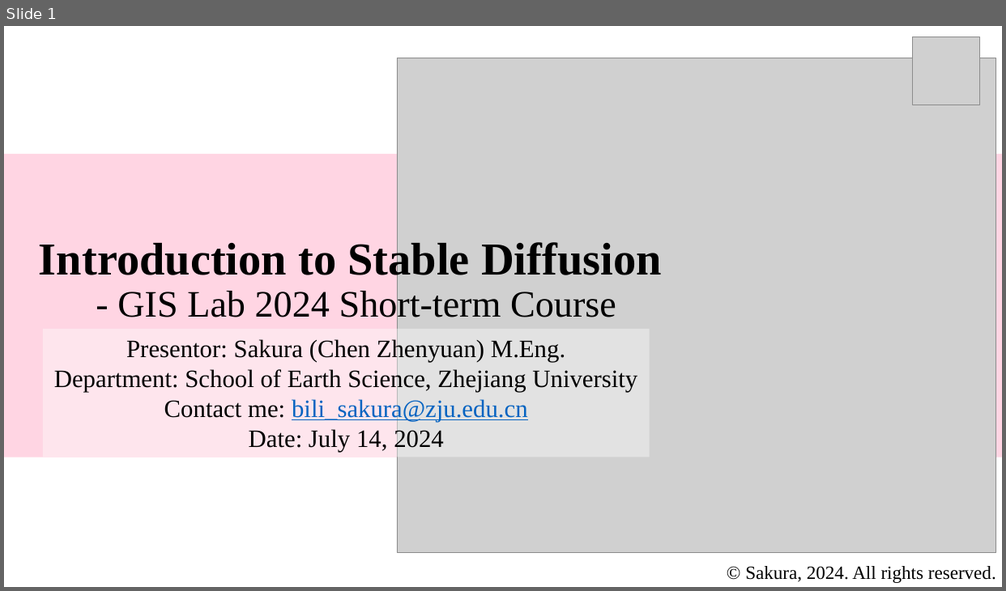
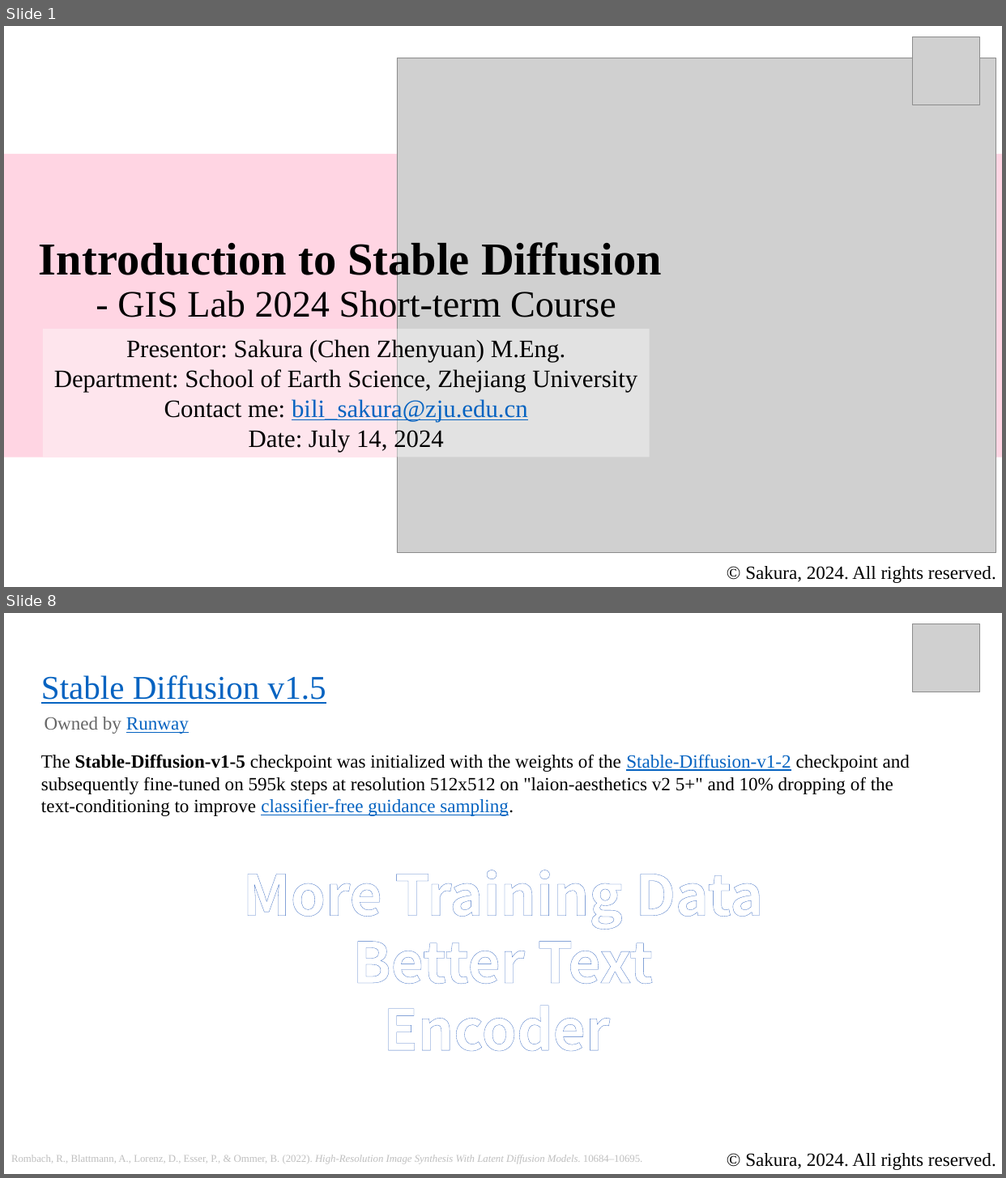
Before and after one commit to Bili-Sakura/GISLab-Short-Term-Course, a slide deck: lectures/Introduction_to_Stable_Diffusions_with_Codes.pptx. Shown one above the other, each under a label of ours: slide 1 before the commit, slides 1 and 8 after it; the slides between them are not shown. The pictures are 1006x591 and 1006x1178 pixels, drawn with LibreOffice and Linux fonts; fonts in the diff are those of the drawing; grey boxes stand for pictures. Boxes give left, top, right and bottom in pixels: in the first picture for what was removed or moved away, otherwise in the second. Text is boxed around its words. In the diff, an @@ line names an element or a change of style, - is before the commit and + after.

```diff
--- a/lectures/Introduction_to_Stable_Diffusions_with_Codes.pptx
+++ b/lectures/Introduction_to_Stable_Diffusions_with_Codes.pptx
@@ slide 8 added at (4, 613, 1002, 1174), background #FFFFFF @@
@@ picture added at (913, 624, 980, 692) @@
@@ text added at (41, 675, 326, 704), 32 pt, text #0563C1, underline @@
+  Stable Diffusion v1.5
@@ text added at (44, 717, 189, 734), 18 pt, text #666666 @@
+Owned by Runway
@@ text added at (41, 754, 910, 816), 18 pt, text #000000 @@
+The Stable-Diffusion-v1-5 checkpoint was initialized with the weights of the Stable-Diffusion-v1-2 checkpoint and subsequently fine-tuned on 595k steps at resolution 512x512 on "laion-aesthetics v2 5+" and 10% dropping of the text-conditioning to improve classifier-free guidance sampling.
@@ text added at (243, 870, 764, 1051), 54 pt, text #FFFFFF, bold @@
+More Training Data
+Better Text Encoder
@@ text added at (11, 1155, 643, 1165), 10 pt, text #BFBFBF @@
+Rombach, R., Blattmann, A., Lorenz, D., Esser, P., & Ommer, B. (2022). High-Resolution Image Synthesis With Latent Diffusion Models. 10684–10695.
@@ text added at (745, 1153, 996, 1170), 18 pt, text #000000 @@
+© Sakura, 2024. All rights reserved.
```
Also in this commit, not shown: 3 slides changed, 13 other slides added, 1 slide removed, 2 other files.
